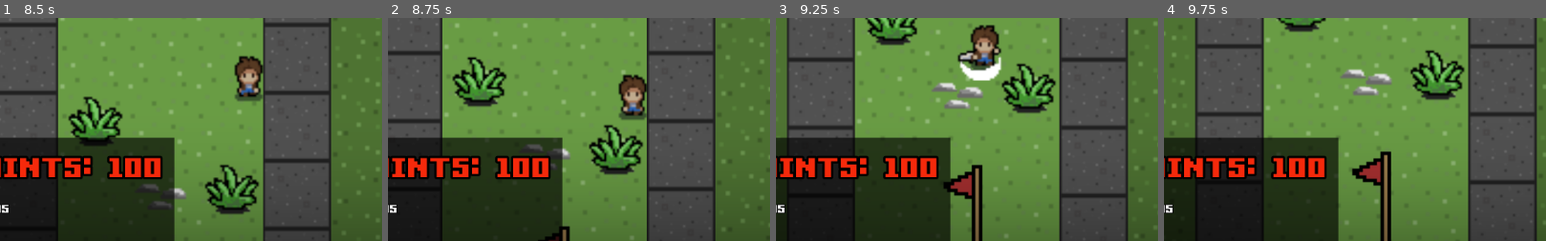
Above: before the commit, frames 1-4 (left to right).
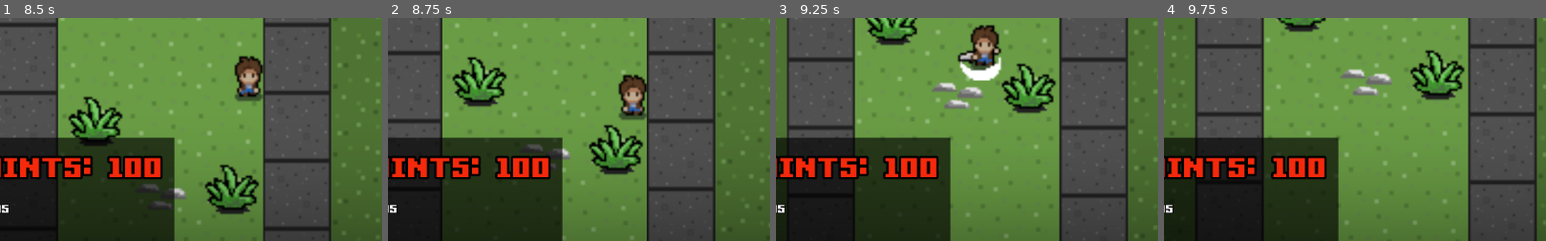
Above: after the commit, the same moments.

Repository: LinickerOstroski/godotProject
Game: Godot game, scene res://Mundo2.tscn
The game is run twice, just before and just after one commit, with the same random seed, the same clock (stepped at 60 frames per second) and the same inputs. This scene is started directly instead of the project's main scene.
Inputs:
- Up to frame 1 (8.5 s): hold Right (ui_right) 0.53-1.28 s; tap Space (ui_select) at 0.77, 1.52, 3.02, 3.77, 4.52, 6.02, 6.77, 7.52 s; hold Down (ui_down) 1.28-2.03 s; hold Right (ui_right) 2.03-2.78 s; hold Up (ui_up) 2.78-3.53 s; hold Left (ui_left) 3.53-5.03 s; hold Down (ui_down) 5.03-5.78 s; hold Right (ui_right) 5.78-6.53 s; hold Up (ui_up) 6.53-7.28 s; hold Right (ui_right) 7.28-8.03 s; hold Down (ui_down) from 8.03 s (still down)
- Up to frame 2 (8.75 s): keep holding Down (ui_down)
- Up to frame 3 (9.25 s): release Down (ui_down) at 8.78 s; hold Left (ui_left) from 8.78 s (still down); tap Space (ui_select) at 9.02 s
- Up to frame 4 (9.75 s): release Left (ui_left) at 9.53 s; hold Up (ui_up) from 9.53 s (still down)
The pictures show only the part of the screen within x 19-69%, y 50-100%; the shares and areas given below are measured in that part.

Frame 1 is identical in both runs. In frame 2, 0.3% of the frame differs, in the area x 39-48%, y 93-100%; in frame 3, 1.6%; in frame 4, 1.8%, in the area x 49-60%, y 59-100%.

Commit message:
alterando posições do portal

Diff:
--- a/Mundo.tscn
+++ b/Mundo.tscn
@@ -113,7 +113,7 @@
 position = Vector2( 1360, -72 )
 
 [node name="Portal" type="Area2D" parent="."]
-position = Vector2( 1521, 738 )
+position = Vector2( 1520, 758 )
 script = ExtResource( 7 )
 __meta__ = {
 "_edit_group_": true
--- a/Mundo2.tscn
+++ b/Mundo2.tscn
@@ -68,9 +68,6 @@
 [sub_resource type="CapsuleShape2D" id=1]
 radius = 20.0
 
-[sub_resource type="CapsuleShape2D" id=6]
-radius = 20.0
-
 [node name="Mundo2" type="Node2D"]
 
 [node name="HUD" parent="." instance=ExtResource( 4 )]
@@ -92,7 +89,7 @@
 script = ExtResource( 2 )
 
 [node name="Portal2" type="Area2D" parent="."]
-position = Vector2( 25, 137 )
+position = Vector2( 12, 642 )
 script = ExtResource( 6 )
 __meta__ = {
 "_edit_group_": true
@@ -108,18 +105,3 @@
 
 [node name="Coins2" parent="." instance=ExtResource( 10 )]
 position = Vector2( 1377, -80 )
-
-[node name="Portal" type="Area2D" parent="."]
-position = Vector2( 14, 655 )
-script = ExtResource( 6 )
-__meta__ = {
-"_edit_group_": true
-}
-
-[node name="Sprite" type="Sprite" parent="Portal"]
-position = Vector2( -0.5, 0.5 )
-scale = Vector2( 0.414063, 0.398438 )
-texture = ExtResource( 5 )
-
-[node name="CollisionShape2D" type="CollisionShape2D" parent="Portal"]
-shape = SubResource( 6 )
Not shown: 1 places in Mundo2.tscn that only renumber resources
